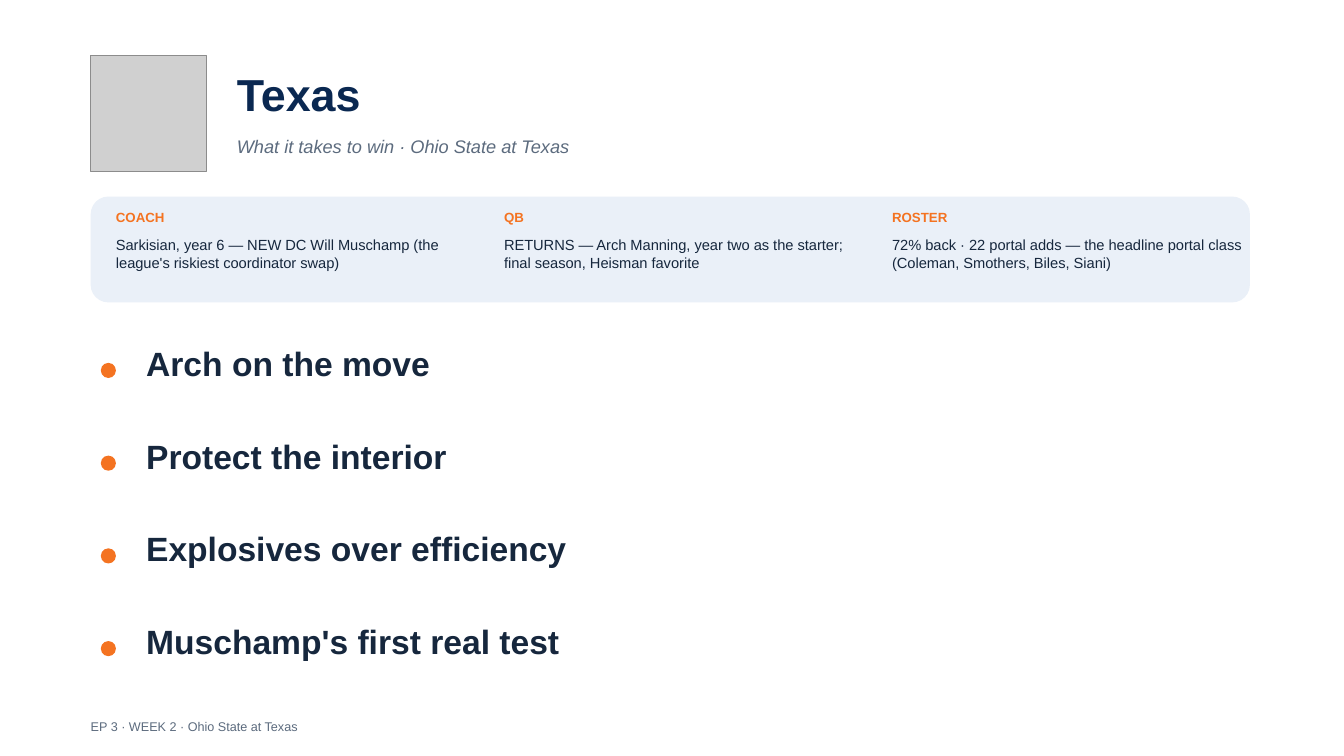
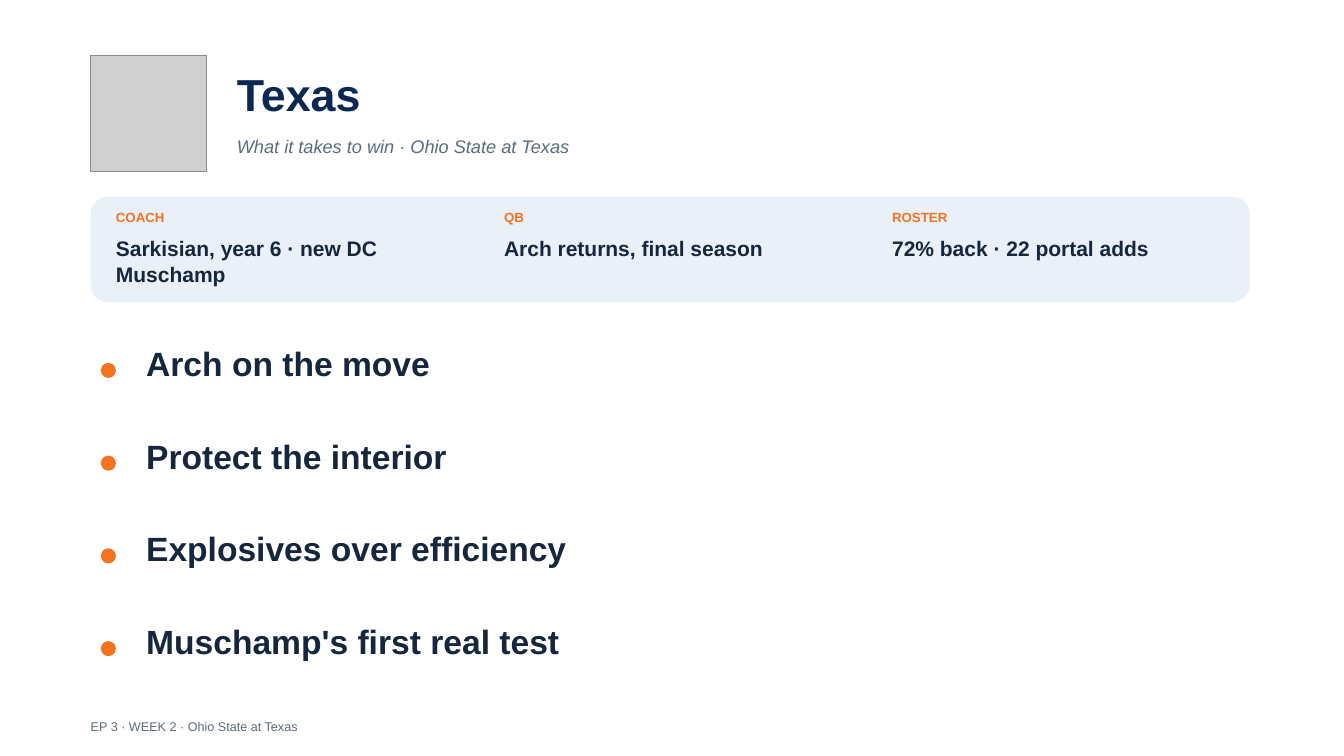
Before and after one commit to lucasalvarezflorida-lab/ncaa-fbs-analytics, a slide deck: slide 20 of decks/2026_Week2_Episode3.pptx. Drawn at 1344x756 pixels with LibreOffice and Linux fonts; fonts in the diff are those of the drawing; grey boxes stand for pictures. Boxes give left, top, right and bottom in pixels: in the first picture for what was removed or moved away, otherwise in the second. Text is boxed around its words. In the diff, an @@ line names an element or a change of style, - is before the commit and + after.

```diff
--- a/decks/2026_Week2_Episode3.pptx
+++ b/decks/2026_Week2_Episode3.pptx
@@ text at (x1=116, y1=240, x2=377, y2=286): text changed; size 10.5 to 15 pt; bold on @@
-Sarkisian, year 6 — NEW DC Will Muschamp (the league's riskiest coordinator swap)
+Sarkisian, year 6 · new DC Muschamp
@@ text at (x1=504, y1=240, x2=762, y2=260): text changed; size 10.5 to 15 pt; bold on @@
-RETURNS — Arch Manning, year two as the starter; final season, Heisman favorite
+Arch returns, final season
@@ text at (x1=892, y1=240, x2=1149, y2=261): text changed; size 10.5 to 15 pt; bold on @@
-72% back · 22 portal adds — the headline portal class (Coleman, Smothers, Biles, Siani)
+72% back · 22 portal adds
```
Also in this commit, not shown: 9 other slides changed, 1 other file.
